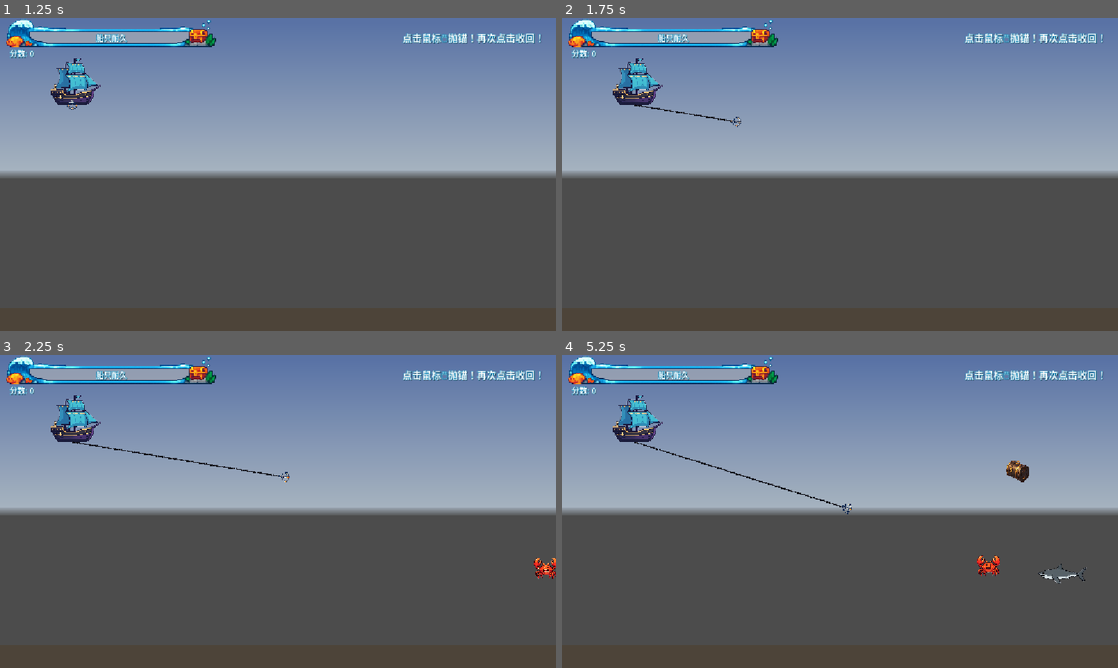
Above: before the commit, frames 1-4 (two rows, left to right).
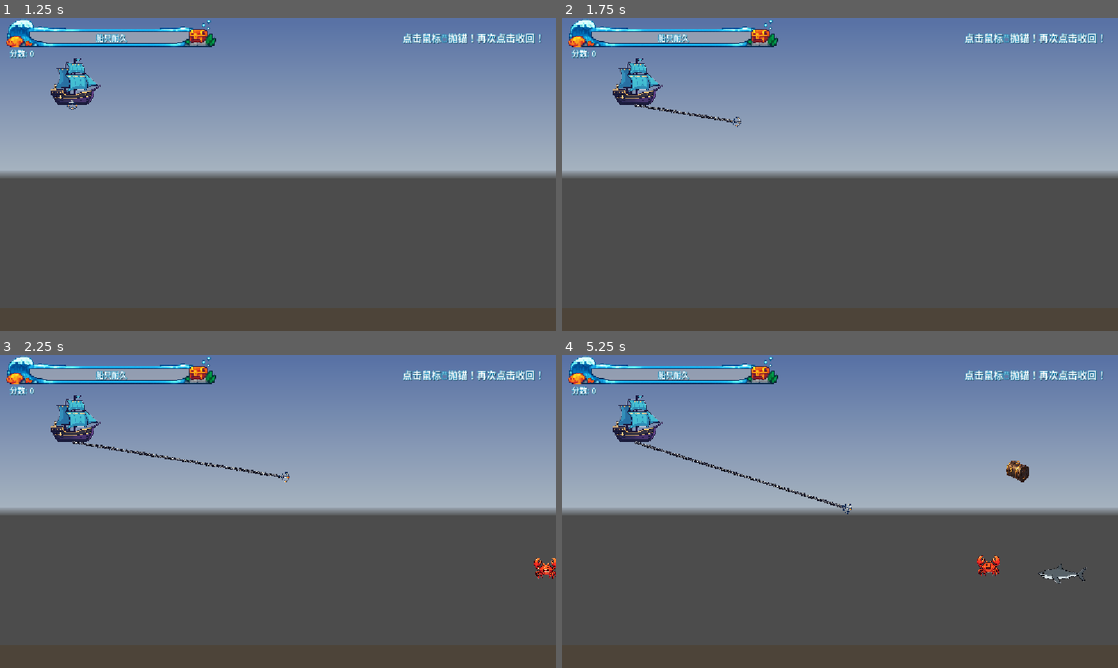
Above: after the commit, the same moments.

Repository: hysonger/anchor-loot
Game: Godot game, scene res://scenes/main.tscn
Same seed, same stepped clock (60 frames per second), same inputs: the game is played once before the commit and once after it. A sky picture missing from this copy of the repository is replaced by a grey-blue gradient.
Inputs (mouse positions are in pixels of both pictures, inside the frame that each line leads up to):
- Up to frame 1 (1.25 s): click "开始游戏" at 0.5 s
- Up to frame 2 (1.75 s): tap Enter at 1.25 s; move the mouse to (962, 158) at 1.27 s; click (962, 158) at 1.42 s
- Up to frame 3 (2.25 s): move the mouse to (166, 527) at 2.02 s; click (166, 527) at 2.17 s
- Up to frame 4 (5.25 s): move the mouse to (895, 442) at 2.77 s; click (895, 442) at 2.92 s; move the mouse to (812, 574) at 3.52 s; click (812, 574) at 3.67 s; move the mouse to (1006, 558) at 4.27 s; click (1006, 558) at 4.42 s; move the mouse to (673, 464) at 5.02 s; click (673, 464) at 5.17 s

Frame 1 is identical in both runs. In frame 2, 0.1% of the frame differs, in the area x 13-31%, y 27-34%; in frame 3, 0.3%; in frame 4, 0.3%, in the area x 13-51%, y 27-50%.

Commit message:
链条宽度改大

Diff:
--- a/scenes/anchor.tscn
+++ b/scenes/anchor.tscn
@@ -29,8 +29,7 @@
 [node name="Chain" type="Line2D" parent="." unique_id=1533038872]
 texture_repeat = 2
 points = PackedVector2Array(-5, 5)
-width = 3.0
-default_color = Color(0.35, 0.35, 0.4, 1)
+width = 6.0
 texture = ExtResource("6_17eia")
 texture_mode = 1
 
Not shown, changed: export_presets.cfg
